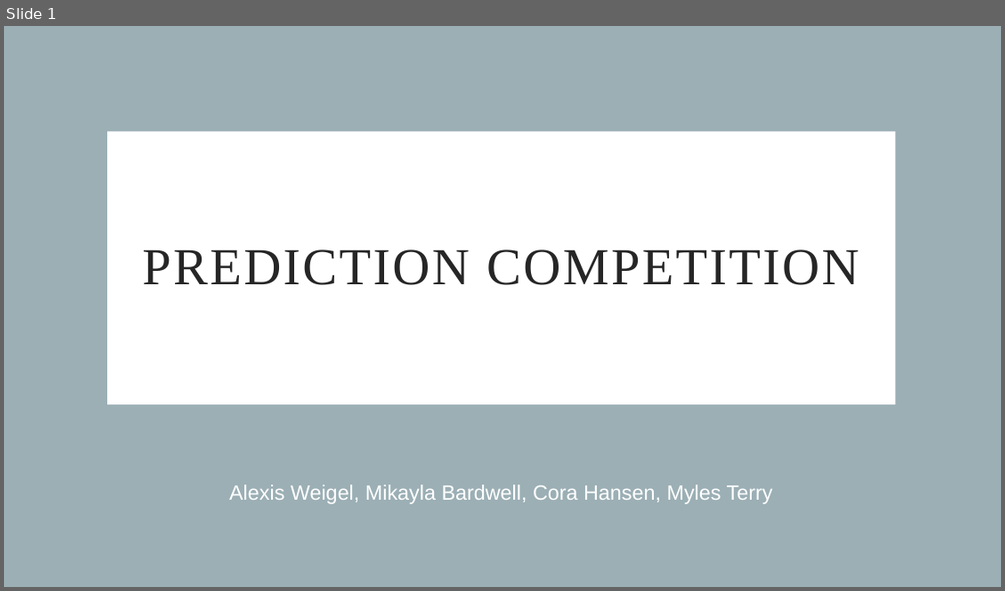
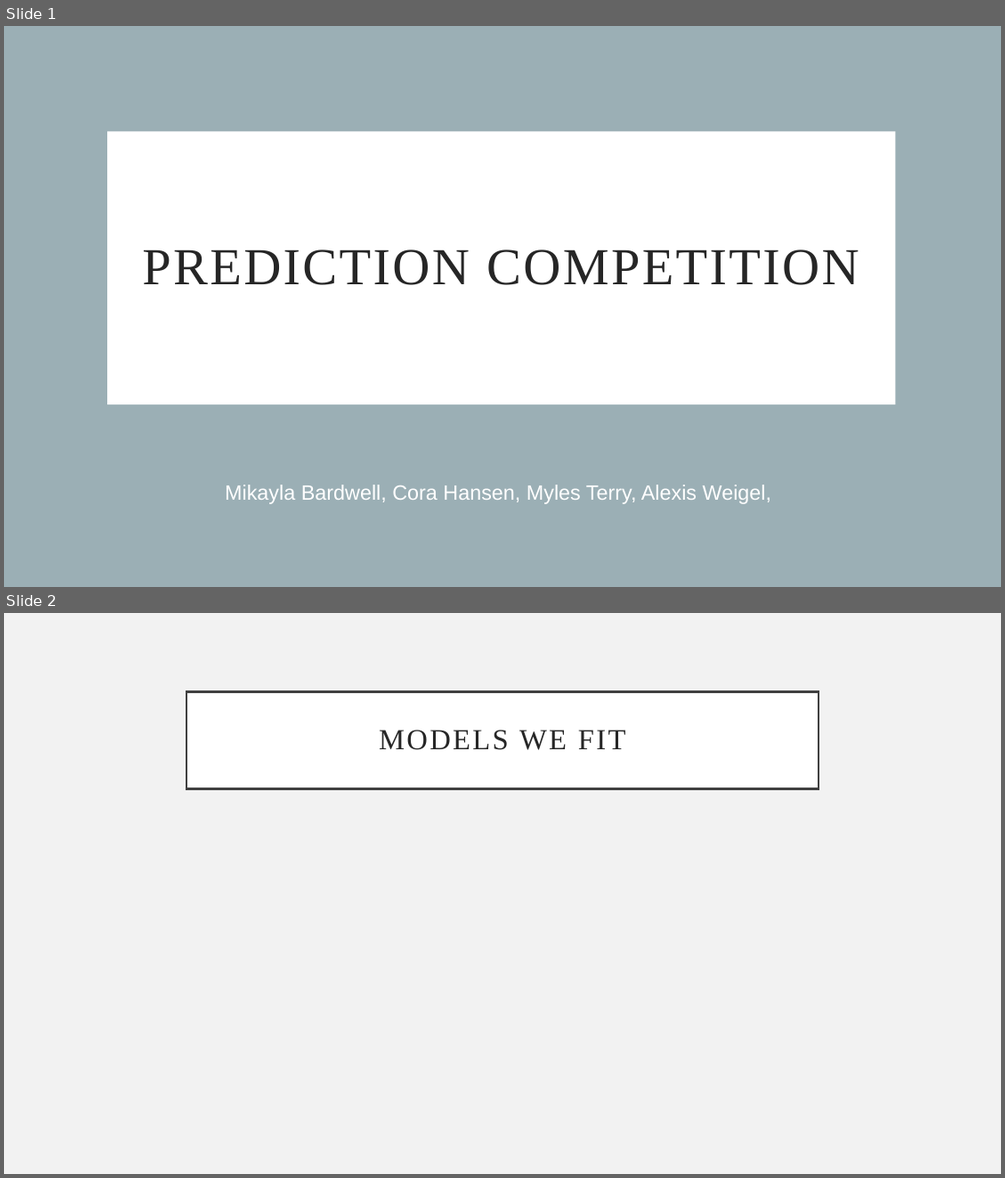
Before and after one commit to aweigel1/BAS-475-Group-Project-Predictions, a slide deck: Prediction-Competition-Powerpoint.pptx. Shown one above the other, each under a label of ours: slide 1 before the commit, slides 1 and 2 after it. The pictures are 1005x591 and 1005x1178 pixels, drawn with LibreOffice and Linux fonts; fonts in the diff are those of the drawing. Boxes give left, top, right and bottom in pixels: in the first picture for what was removed or moved away, otherwise in the second. Text is boxed around its words. In the diff, an @@ line names an element or a change of style, - is before the commit and + after.

```diff
--- a/Prediction-Competition-Powerpoint.pptx
+++ b/Prediction-Competition-Powerpoint.pptx
@@ slide 2 added at box(4, 613, 1001, 1174), background #F2F2F2 @@
@@ title added at box(186, 691, 818, 788), fill #FFFFFF, outline #404040 2.5 pt, 28 pt, text #262626 @@
+MODELS WE FIT
@@ slide 1 changed as well @@
@@ subtitle at box(225, 484, 771, 504): text changed @@
-Alexis Weigel, Mikayla Bardwell, Cora Hansen, Myles Terry
+Mikayla Bardwell, Cora Hansen, Myles Terry, Alexis Weigel,
```
Also in this commit, not shown: 3 other slides added, 4 slides removed.
